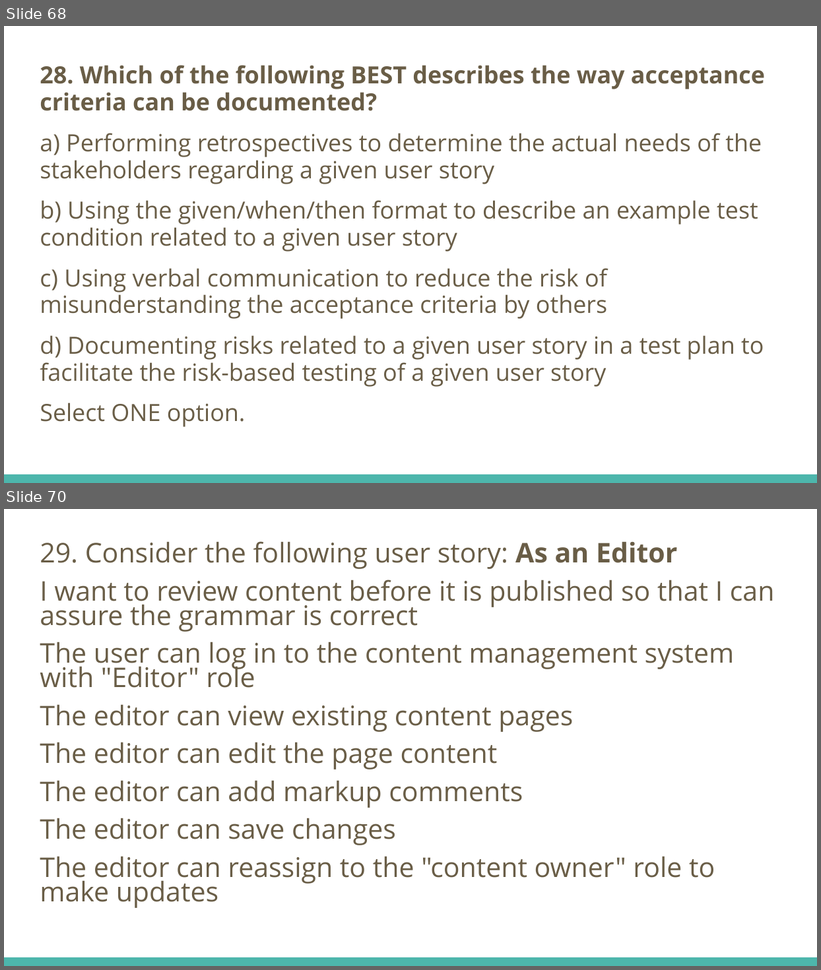
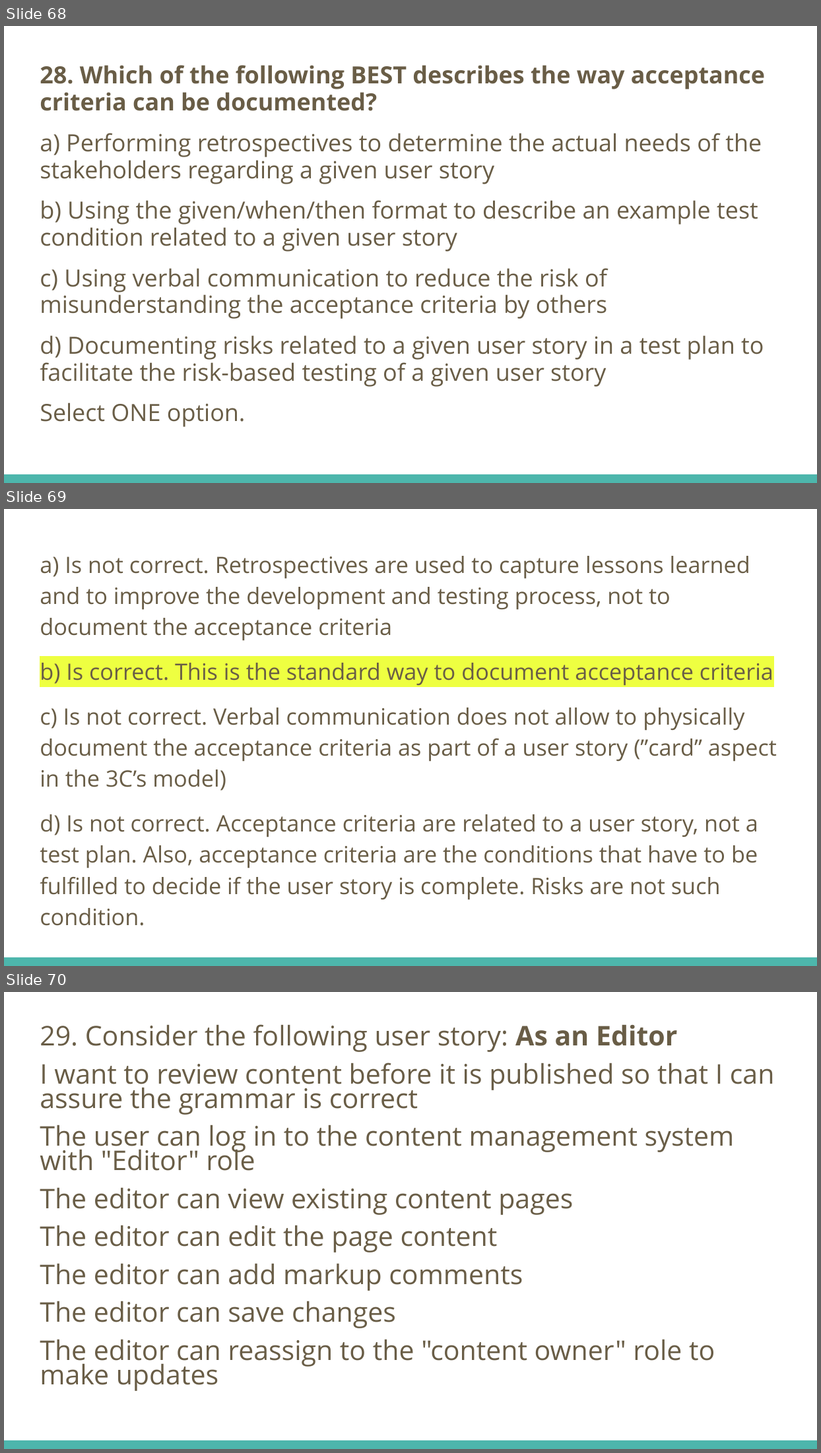
Before and after one commit to fawadmalik/istqb, a slide deck: ISTQB Foundation Level Preparation.pptx. Shown one above the other, each under a label of ours: slides 68 and 70 before the commit, slides 68, 69 and 70 after it; the slides between them are not shown. The pictures are 821x970 and 821x1453 pixels, drawn with LibreOffice and Linux fonts; fonts in the diff are those of the drawing. Boxes give left, top, right and bottom in pixels: in the first picture for what was removed or moved away, otherwise in the second. Text is boxed around its words. In the diff, an @@ line names an element or a change of style, - is before the commit and + after.

```diff
--- a/ISTQB Foundation Level Preparation.pptx
+++ b/ISTQB Foundation Level Preparation.pptx
@@ slide 69 added at bbox=[4, 509, 817, 966], background #FFFFFF; not listed: 1 template element that a slide beside it also shows @@
@@ text added at bbox=[40, 556, 777, 926], 20 pt, text #695D46 @@
+a) Is not correct. Retrospectives are used to capture lessons learned and to improve the development and testing process, not to document the acceptance criteria
+b) Is correct. This is the standard way to document acceptance criteria
+c) Is not correct. Verbal communication does not allow to physically document the acceptance criteria as part of a user story (”card” aspect in the 3C’s model)
+d) Is not correct. Acceptance criteria are related to a user story, not a test plan. Also, acceptance criteria are the conditions that have to be fulfilled to decide if the user story is complete. Risks are not such condition.
```
Also in this commit, not shown: 2 other slides added, 3 slides removed.
